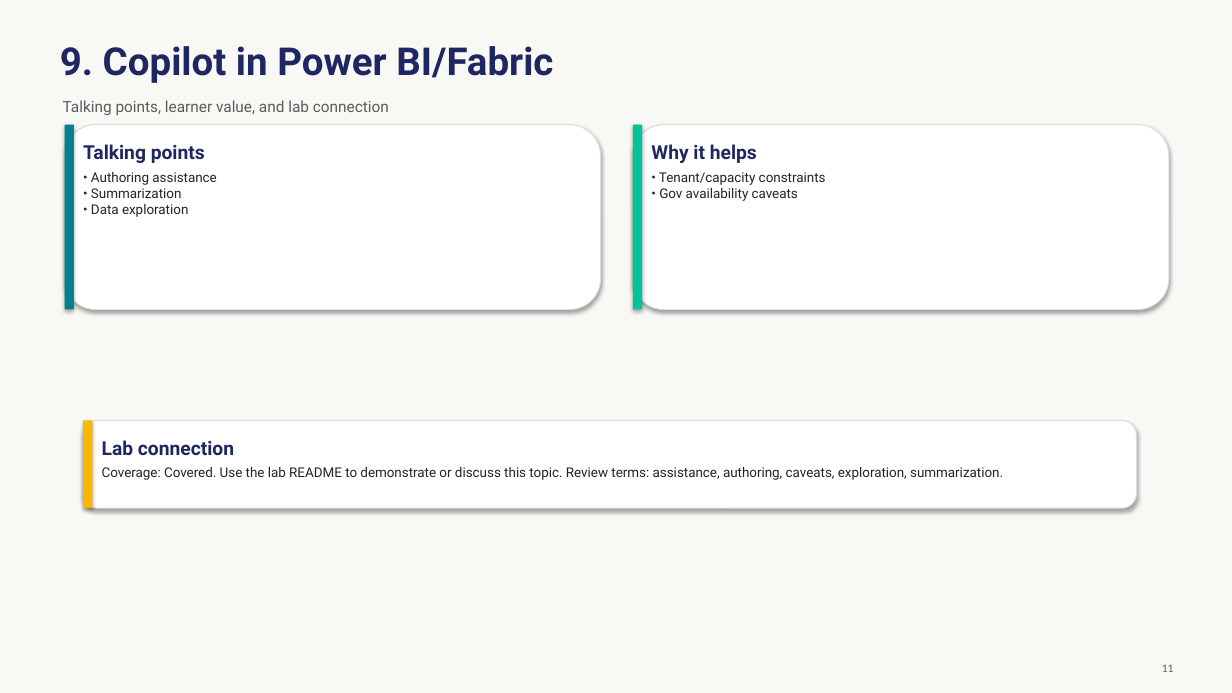
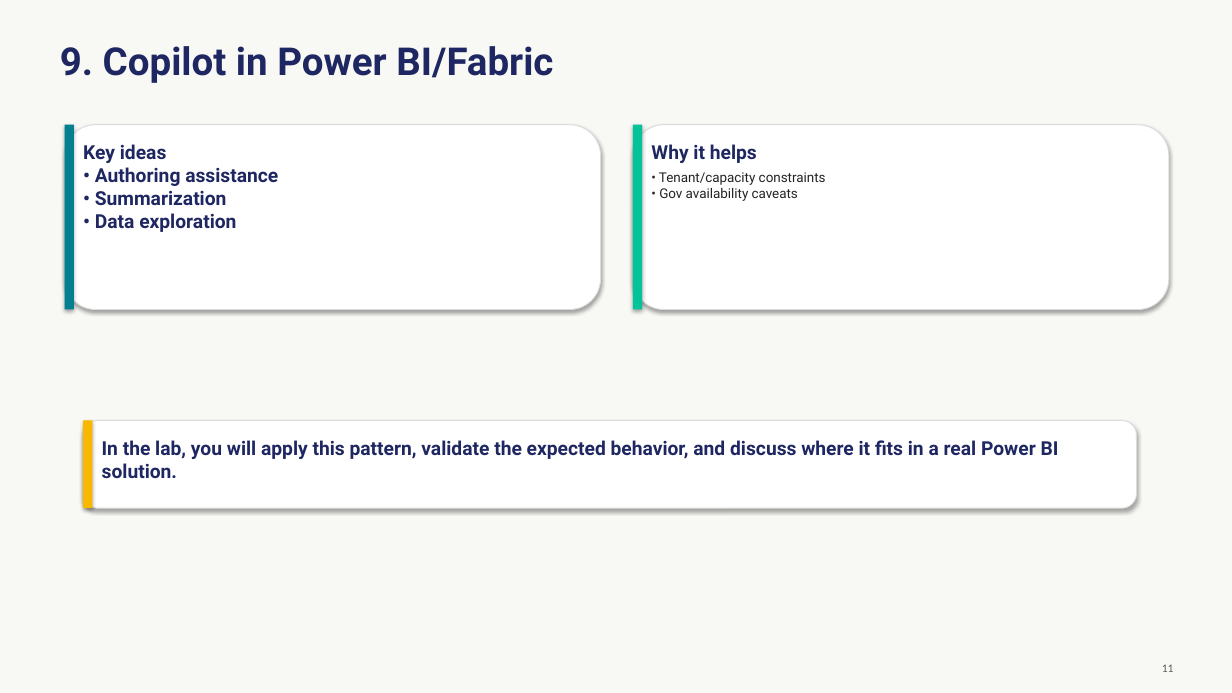
Before and after one commit to Coding-Forge/PBI-Advanced-Factory, a slide deck: slide 11 of modules/06-advanced-analytics-ai/assets/advanced-analytics-ai.pptx. Drawn at 1232x693 pixels with LibreOffice and Linux fonts; fonts in the diff are those of the drawing. Boxes give left, top, right and bottom in pixels: in the first picture for what was removed or moved away, otherwise in the second. Text is boxed around its words. In the diff, an @@ line names an element or a change of style, - is before the commit and + after.

```diff
--- a/modules/06-advanced-analytics-ai/assets/advanced-analytics-ai.pptx
+++ b/modules/06-advanced-analytics-ai/assets/advanced-analytics-ai.pptx
@@ text removed at (x1=63, y1=100, x2=389, y2=115) @@
-Talking points, learner value, and lab connection
@@ text at (x1=83, y1=144, x2=278, y2=232): text changed; size 10.5 to 15 pt; text colour #242424 to #1E2761; bold on @@
-Talking points
-• Authoring assistance
-• Summarization
-• Data exploration
+Key ideas
+• Authoring assistance
+• Summarization
+• Data exploration
@@ text at (x1=102, y1=440, x2=1059, y2=478): text changed; size 10.5 to 15 pt; text colour #242424 to #1E2761; bold on @@
-Lab connection
-Coverage: Covered. Use the lab README to demonstrate or discuss this topic. Review terms: assistance, authoring, caveats, exploration, summarization.
+In the lab, you will apply this pattern, validate the expected behavior, and discuss where it fits in a real Power BI solution.
```
Also in this commit, not shown: 13 other slides changed, 10 other files.
